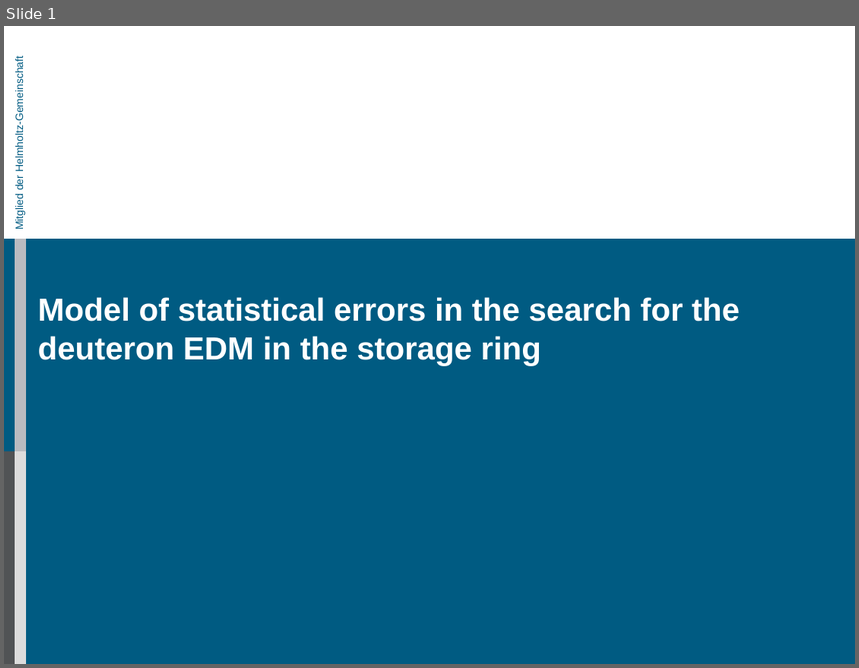
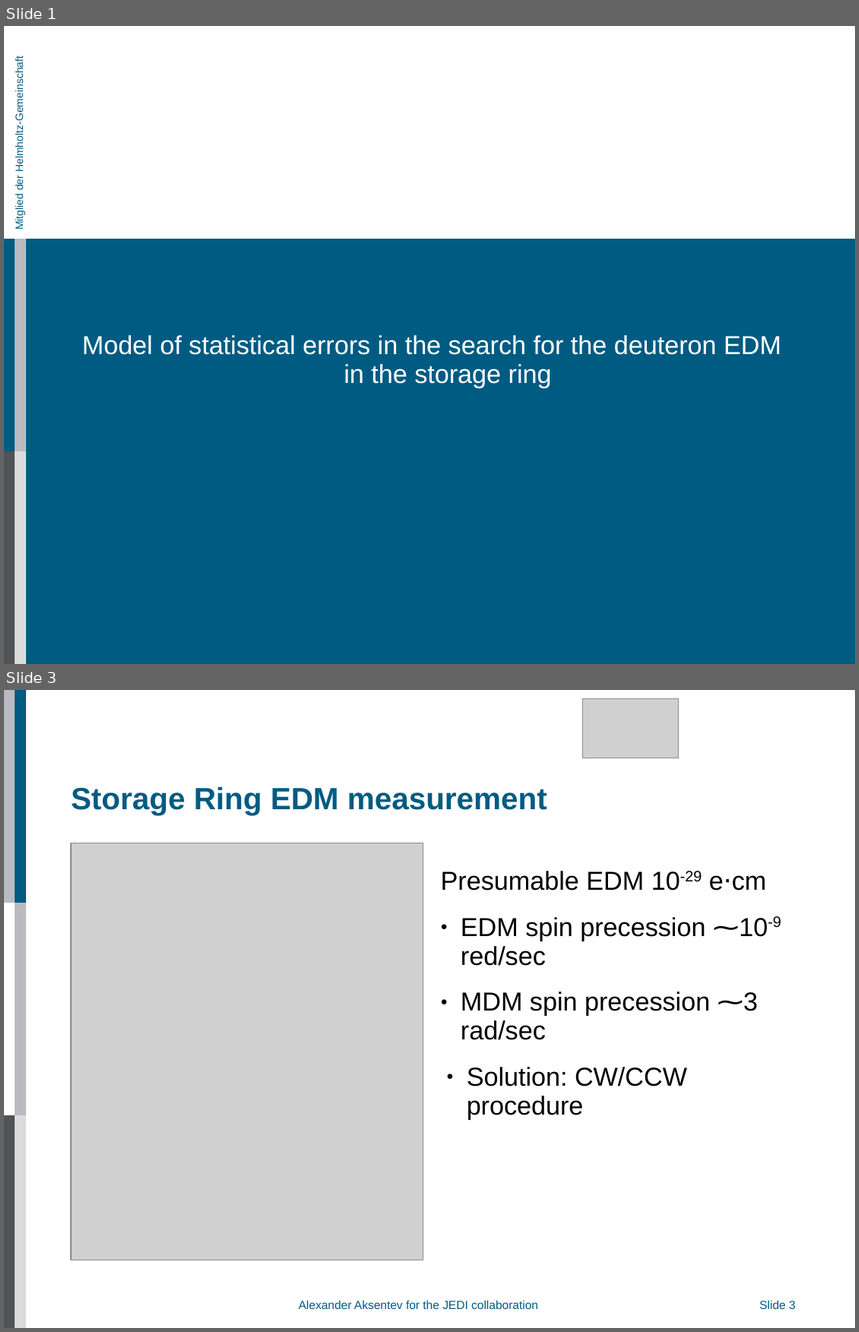
Before and after one commit to AlexAksentyev/EDM, a slide deck: Reports/DPG/DPG_proto.ppt. Shown one above the other, each under a label of ours: slide 1 before the commit, slides 1 and 3 after it; the slides between them are not shown. The pictures are 859x668 and 859x1332 pixels, drawn with LibreOffice and Linux fonts; fonts in the diff are those of the drawing; grey boxes stand for pictures; background and template pictures are left out. Boxes give left, top, right and bottom in pixels: in the first picture for what was removed or moved away, otherwise in the second. Text is boxed around its words. In the diff, an @@ line names an element or a change of style, - is before the commit and + after.

```diff
--- a/Reports/DPG/DPG_proto.ppt
+++ b/Reports/DPG/DPG_proto.ppt
@@ slide 3 added at bbox=[4, 690, 855, 1328], background #FFFFFF; not listed: 3 template elements that a slide beside it also shows @@
@@ freeform shape added at bbox=[4, 690, 16, 903], fill #B9BBC0 @@
@@ freeform shape added at bbox=[15, 690, 27, 903], fill #005B82 @@
@@ picture added at bbox=[583, 698, 678, 758] @@
@@ title added at bbox=[71, 787, 547, 815], 26 pt, text #005B82, bold @@
+Storage Ring EDM measurement
@@ picture added at bbox=[71, 844, 424, 1260] @@
@@ text added at bbox=[441, 871, 781, 1120], 22 pt, text #000000 @@
+Presumable EDM 10-29 e⋅cm
+● EDM spin precession ⁓10-9 red/sec
+● MDM spin precession ⁓3 rad/sec
+● Solution: CW/CCW procedure
@@ text added at bbox=[299, 1300, 538, 1309], 10 pt, text #005B82 @@
+Alexander Aksentev for the JEDI collaboration
@@ page number added at bbox=[760, 1298, 843, 1312], 10 pt, text #005B82 @@
+Slide 3
@@ slide 1 changed as well @@
@@ text "Model of statistical errors in ...": place and size @@
-text "Model of statistical errors in ..." at bbox=[38, 297, 740, 366]
+text "Model of statistical errors in ..." at bbox=[82, 335, 781, 389]
@@ text "Model of statistical errors in ..." at bbox=[82, 335, 781, 389]: size 27 to 22 pt, bold off; alignment left to centre; indent changed; line spacing 1 to 0.93; more space between paragraphs; vertical alignment top to middle @@
```
Also in this commit, not shown: 7 other slides changed, 2 other slides added, 1 slide removed, 5 other files.
